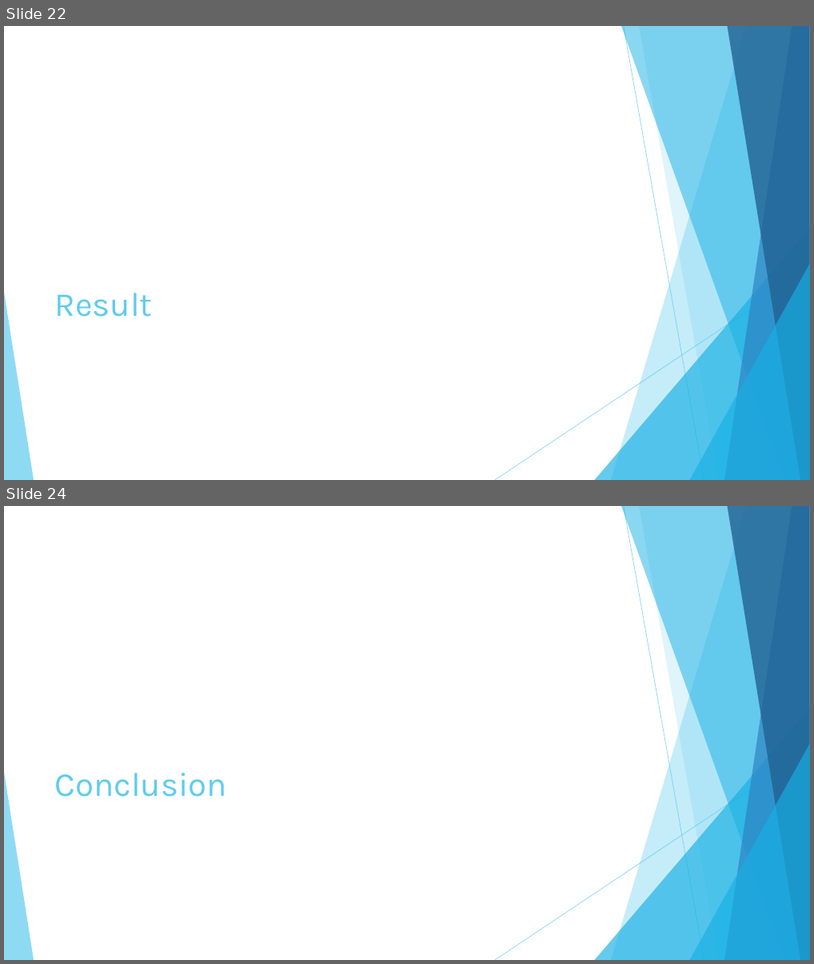
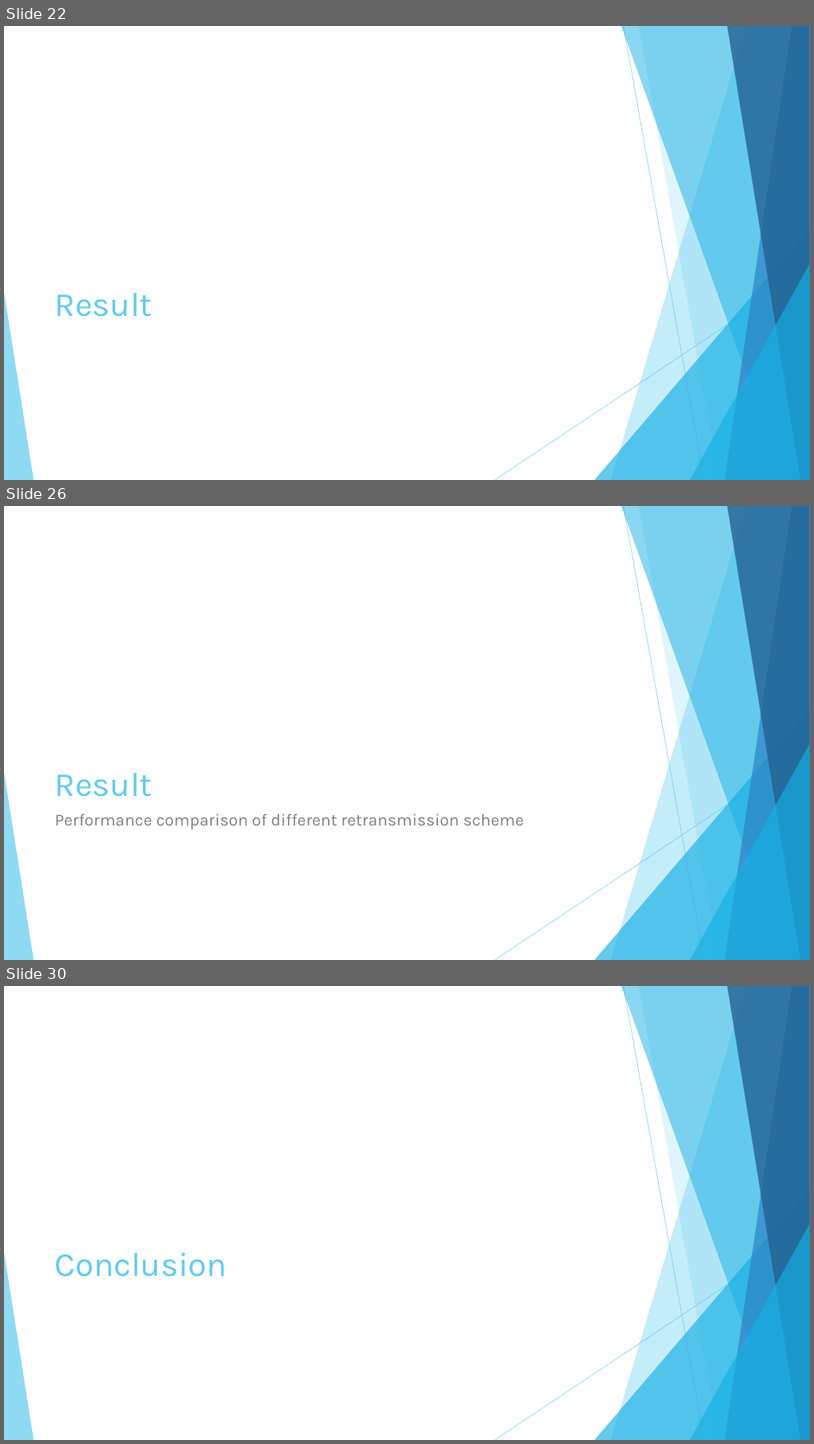
Before and after one commit to hungchun0201/Reliable_multicast_simulation, a slide deck: Final_project_reliable_multicast_retransmission_scheme.pptx. Shown one above the other, each under a label of ours: slides 22 and 24 before the commit, slides 22, 26 and 30 after it; the slides between them are not shown. The pictures are 814x964 and 814x1444 pixels, drawn with LibreOffice and Linux fonts; fonts in the diff are those of the drawing; grey boxes stand for pictures. Boxes give left, top, right and bottom in pixels: in the first picture for what was removed or moved away, otherwise in the second. Text is boxed around its words. In the diff, an @@ line names an element or a change of style, - is before the commit and + after.

```diff
--- a/Final_project_reliable_multicast_retransmission_scheme.pptx
+++ b/Final_project_reliable_multicast_retransmission_scheme.pptx
@@ slide 26 added at (4,506,810,960), background #FFFFFF; not listed: 10 template elements that a slide beside it also shows @@
@@ title added at (55,772,153,796), 40 pt, text #5FCBEF @@
+Result
@@ text added at (55,813,524,829), 20 pt, text #808080 @@
+Performance comparison of different retransmission scheme
@@ what was slide 24 is now slide 30 @@
```
Also in this commit, not shown: 14 slides changed, 12 other slides added, 4 slides removed, 14 other files.
